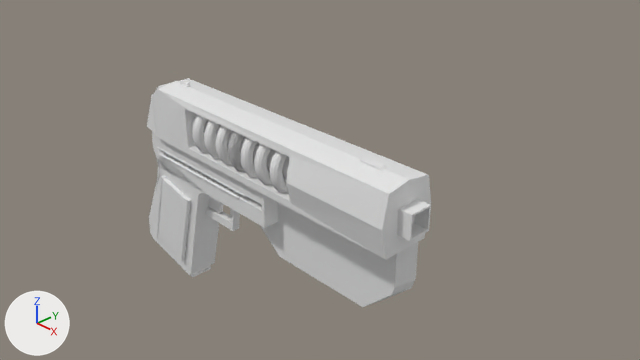
The Blender file Blender Files/Pistol.blend: old version first, new version second.
One viewpoint serves both versions: the file's camera 'Camera'. The axes (+X, +Y, +Z) are drawn at lower left. The lights are the same throughout. Materials are left out; every surface is plain grey.
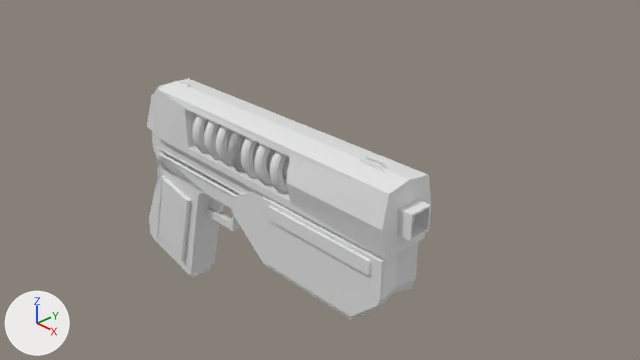
The edits, one by one:
me_plane_007 is used by ob_plane_005; location (0.62, -0.61, 0.35); rotation (-1.566, 0.0, 0.0), in degrees (-90, 0, 0); scale (0.328, 0.328, 0.328).
me_plane_007 had 48 vertices, 46 faces and spanned x -3.29..6.43, y -1.0..2.92, z 0.0..1.19.
me_plane_007 now has 93 vertices, 92 faces and spans x -3.29..6.43, y -1.0..2.92, z -1.19..1.19.
Part 1, on me_plane_007:
45 vertices are added at x -3.29..6.43, y -1.0..2.92, z -1.19..0.0.
46 new faces join them.
Object 'Plane.007' (ob_plane_007) moves from (-1.91, -0.61, 1.76) to (-1.91, -0.61, 1.74).
Object 'Plane.007' (ob_plane_007) is rescaled from (0.187, 0.187, 0.187) to (0.178, 0.178, 0.178).
Object 'Plane.006' (ob_plane_006) moves from (2.51, -0.61, 1.49) to (2.51, -0.61, 1.52).

Location of each change, (x1, y1, x2, y2) in pixels of the pictures (640 x 360 px):
'Plane.005', reshaped
    before: (261, 202, 418, 307)
    after: (232, 191, 418, 319)
'Plane.006', moved
    before: (360, 158, 388, 171)
    after: (360, 155, 391, 172)
'Plane.007', moved, rescaled
    before: (180, 80, 190, 87)
    after: (180, 81, 190, 87)
part 1 of me_plane_007, added
    after: (232, 191, 397, 319)
